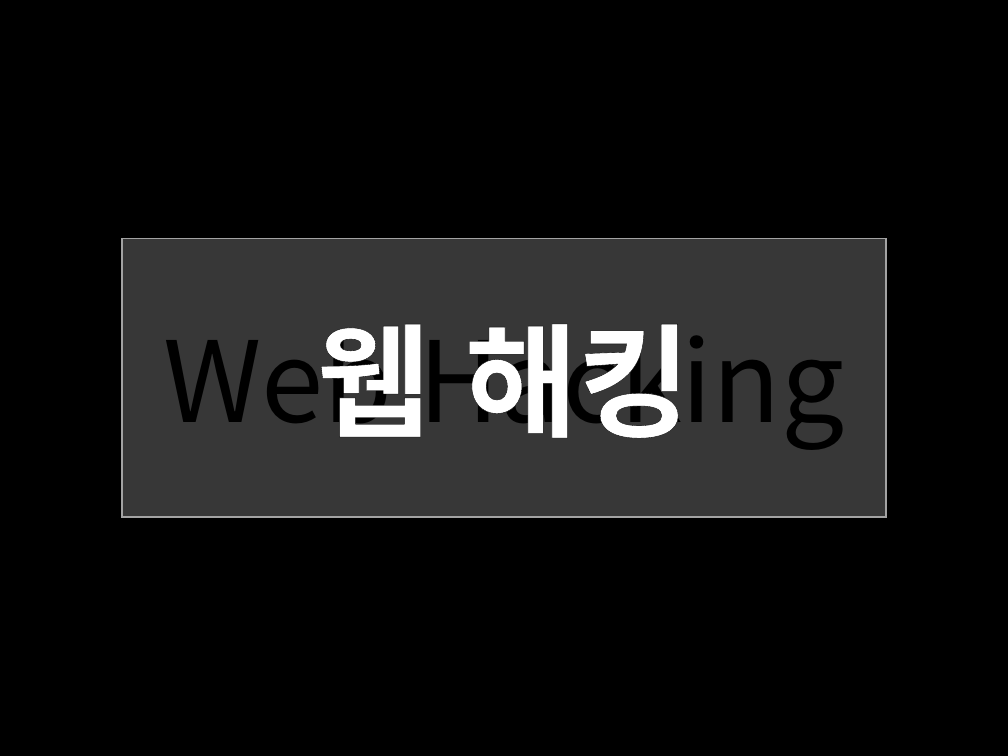
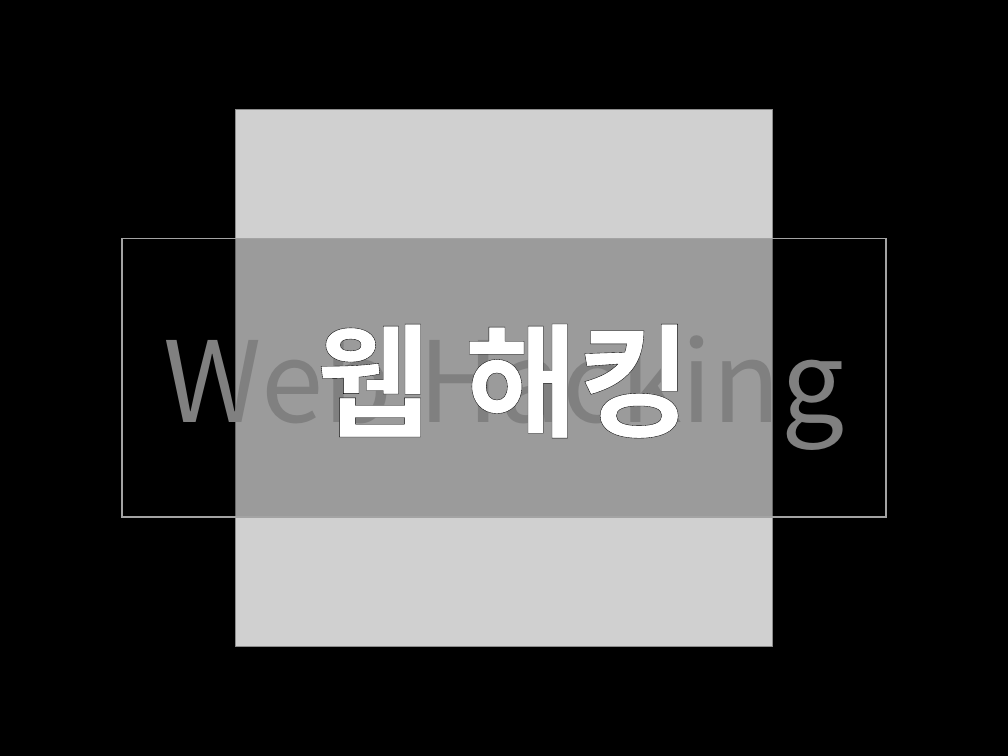
Before and after one commit to yusooo/Hacking, a slide deck: slide 1 of 웹해킹 정리.pptx. Drawn at 1008x756 pixels with LibreOffice and Linux fonts; fonts in the diff are those of the drawing; grey boxes stand for pictures. Boxes give left, top, right and bottom in pixels: in the first picture for what was removed or moved away, otherwise in the second. Text is boxed around its words. In the diff, an @@ line names an element or a change of style, - is before the commit and + after.

```diff
--- a/웹해킹 정리.pptx
+++ b/웹해킹 정리.pptx
@@ picture added at [235, 109, 772, 646] @@
@@ rectangle "Web Hacking" at [122, 239, 886, 517]: text colour #000000 to #808080; fill #373737 to #000000 at 25% opacity @@
```
Also in this commit, not shown: 1 other slide changed, 12 slides added.
